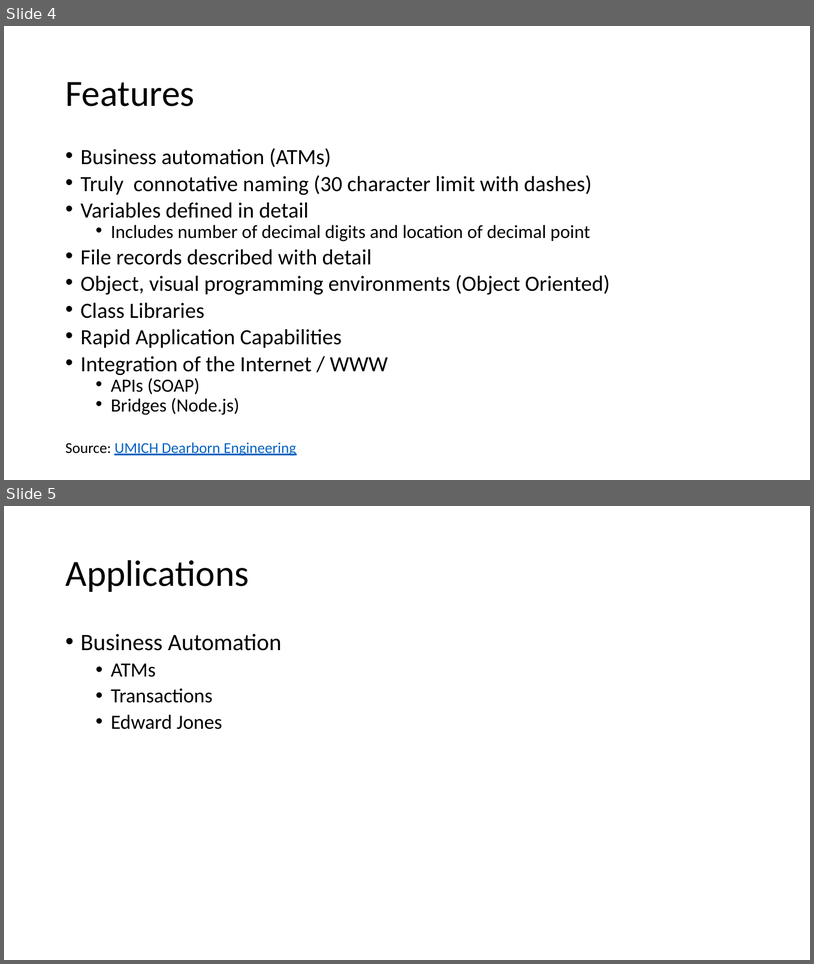
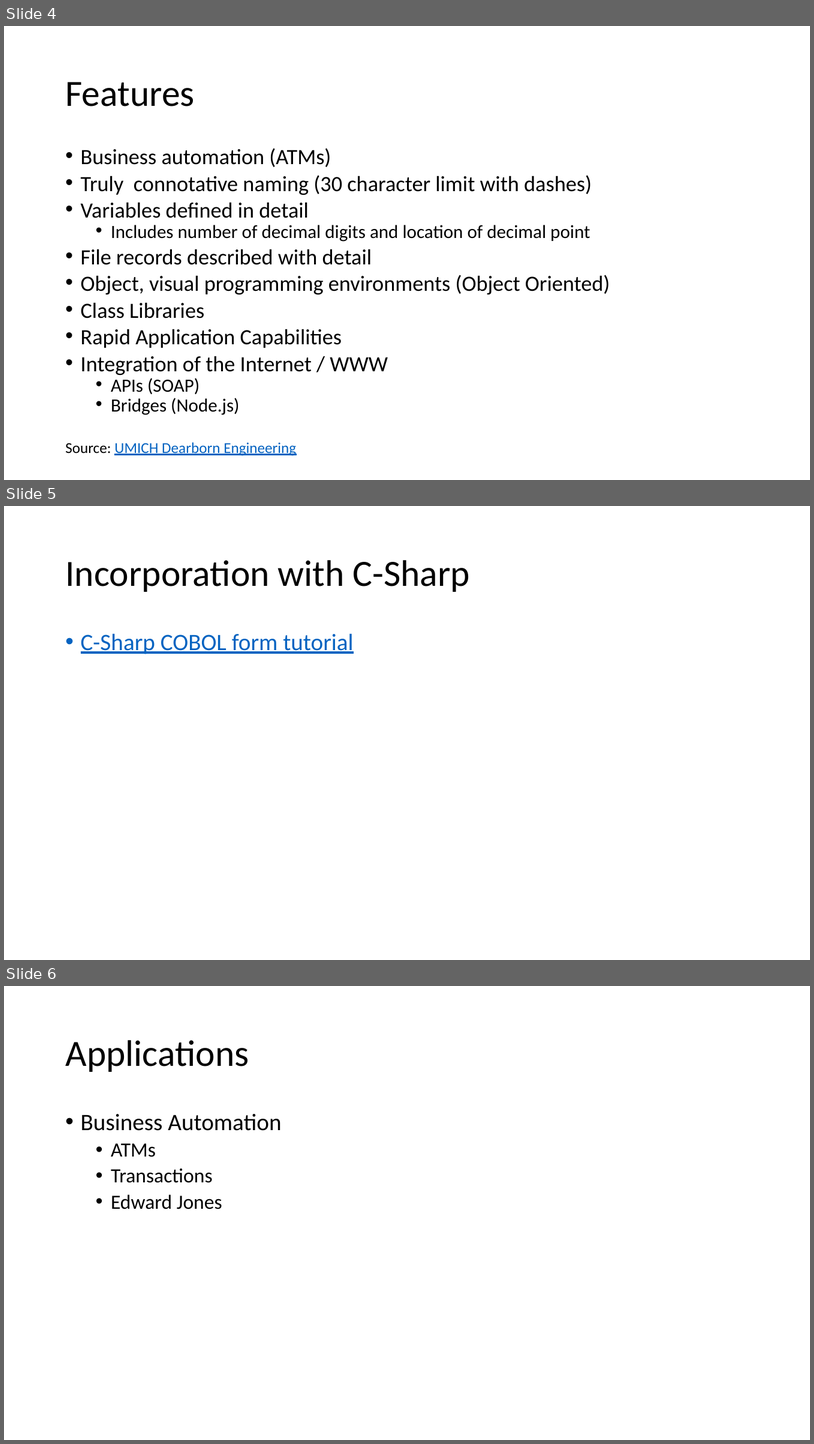
Before and after one commit to HauptJ/CS330, a slide deck: COBOL/COBOLPresentation.pptx. Shown one above the other, each under a label of ours: slides 4 and 5 before the commit, slides 4, 5 and 6 after it. The pictures are 814x964 and 814x1444 pixels, drawn with LibreOffice and Linux fonts; fonts in the diff are those of the drawing. Boxes give left, top, right and bottom in pixels: in the first picture for what was removed or moved away, otherwise in the second. Text is boxed around its words. In the diff, an @@ line names an element or a change of style, - is before the commit and + after.

Commit message:
better examples

```diff
--- a/COBOL/COBOLPresentation.pptx
+++ b/COBOL/COBOLPresentation.pptx
@@ slide 5 added at box(4, 506, 810, 960), background #FFFFFF @@
@@ title added at box(65, 560, 471, 592), 44 pt, text #000000 @@
+Incorporation with C-Sharp
@@ text added at box(81, 633, 353, 654), 28 pt, text #0563C1, underline @@
+• C-Sharp COBOL form tutorial
@@ what was slide 5 is now slide 6 @@
```
